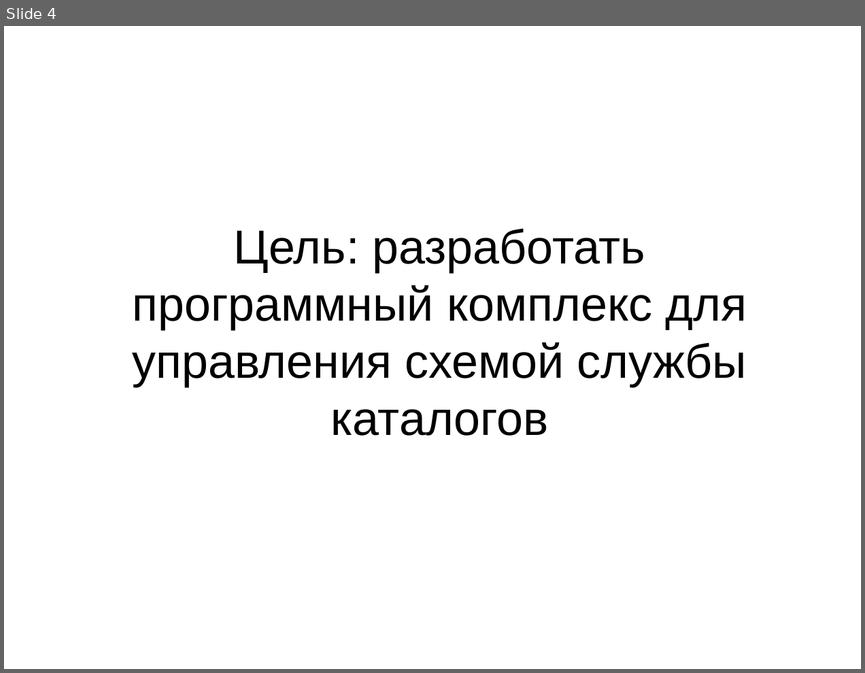
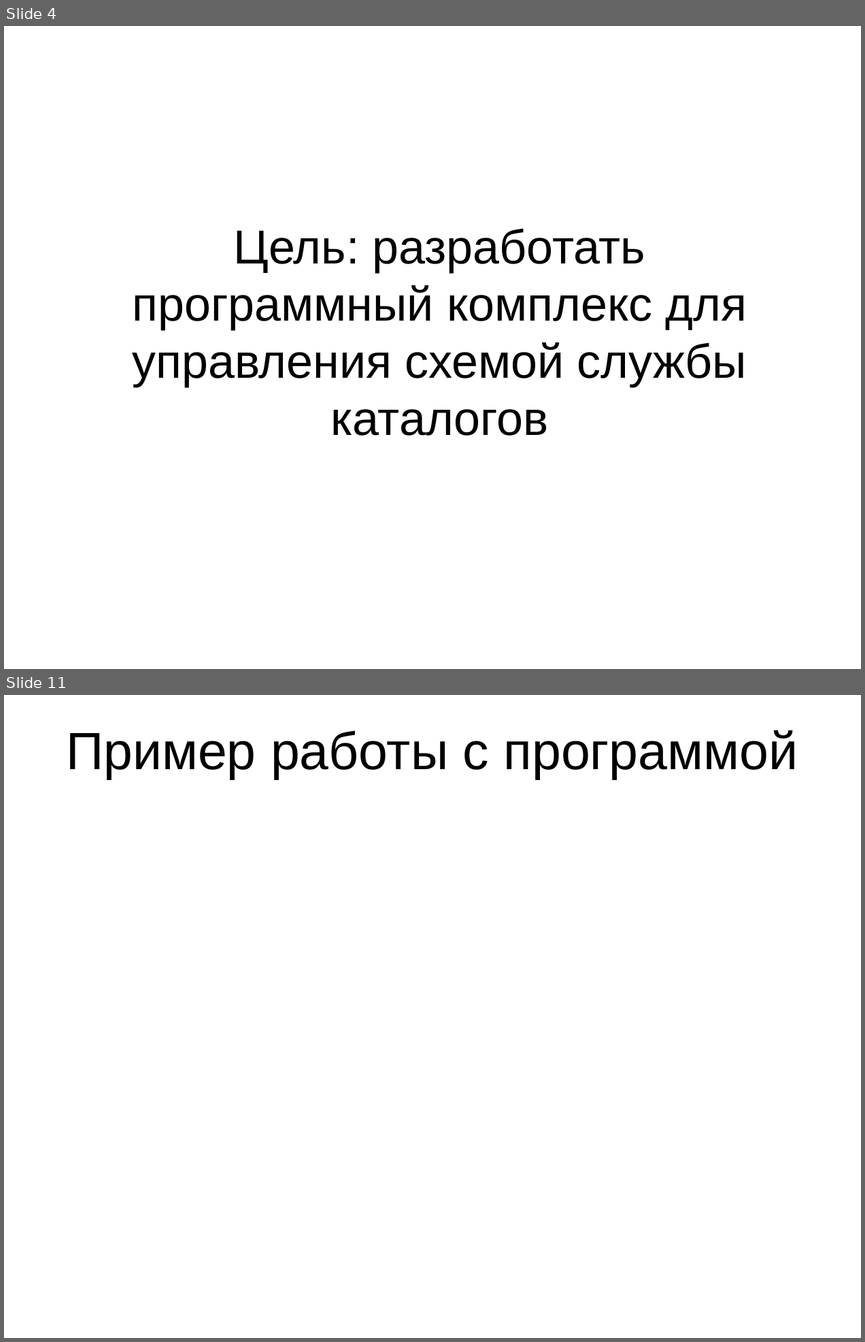
Before and after one commit to StarkyLife/diplom_v2, a slide deck: Пояснительная записка/Управление схемой службы каталогов.ppt. Shown one above the other, each under a label of ours: slide 4 before the commit, slides 4 and 11 after it; the slides between them are not shown. The pictures are 865x673 and 865x1342 pixels, drawn with LibreOffice and Linux fonts; fonts in the diff are those of the drawing. Boxes give left, top, right and bottom in pixels: in the first picture for what was removed or moved away, otherwise in the second. Text is boxed around its words. In the diff, an @@ line names an element or a change of style, - is before the commit and + after.

```diff
--- a/Пояснительная записка/Управление схемой службы каталогов.ppt
+++ b/Пояснительная записка/Управление схемой службы каталогов.ppt
@@ slide 11 added at (4, 695, 861, 1338), background #FFFFFF @@
@@ title added at (66, 730, 798, 779), 44 pt, text #000000 @@
+Пример работы с программой
```
Also in this commit, not shown: 1 slide changed, 8 other slides added, 6 other files.
